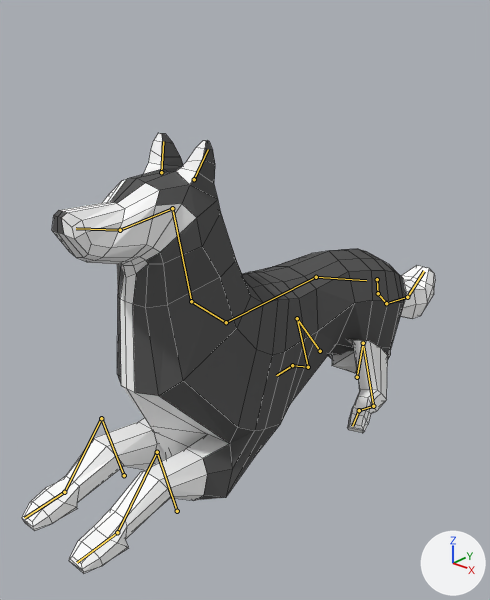
One commit to the Blender file Volt3D/Assets/Husky/husky8.blend: the scene before it, then after it.
Both versions are drawn from a camera (50 mm lens) standing at (7.15, -6.77, 7.12) and looking at (-0.22, 1.48, 2.43). Every picture has the same lights, and +X, +Y and +Z are marked at lower right. Both versions are drawn at frame 4 of the action 'PoseLib'; the numbers are the values there. The bones that bend it are drawn over the model as lines. Mesh edges are drawn as thin lines.

The first picture shows 'Husky'.
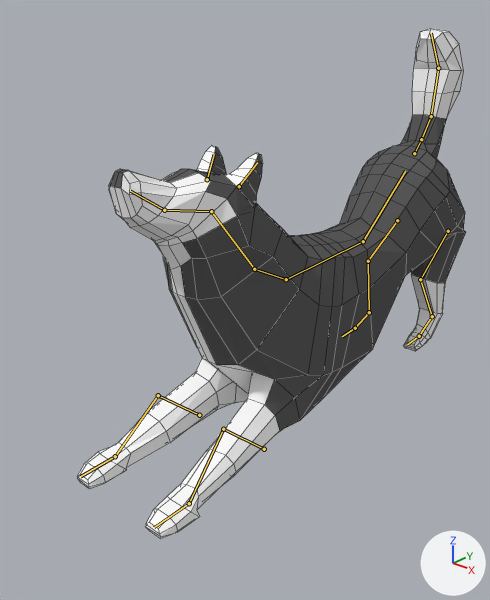
Pixel boxes [x1, y1, x2, y2] of what changed, in the pictures (490 x 600 px):
```json
{"object": "Husky", "change": "posed", "before": [22, 133, 435, 573], "after": [77, 29, 466, 538], "on screen": "16% taller"}
{"bone": "chest", "before": "(226, 322) to (191, 301)", "after": "(286, 279) to (254, 269)"}
{"bone": "neck", "before": "(191, 301) to (172, 208)", "after": "(254, 269) to (211, 211)"}
{"bone": "head", "before": "(172, 208) to (120, 230)", "after": "(211, 211) to (164, 210)"}
{"bone": "waist", "before": "(316, 277) to (366, 280)", "after": "(363, 241) to (405, 171)"}
{"bone": "back_thigh.R", "before": "(357, 377) to (363, 343)", "after": "(448, 231) to (420, 279)"}
{"bone": "back_leg.R", "before": "(363, 343) to (373, 406)", "after": "(420, 279) to (432, 316)"}
{"bone": "back_shin.R", "before": "(373, 406) to (359, 410)", "after": "(432, 316) to (419, 336)"}
{"bone": "tail1", "before": "(377, 279) to (378, 293)", "after": "(414, 153) to (421, 139)"}
{"bone": "tail2", "before": "(378, 293) to (386, 303)", "after": "(421, 139) to (431, 116)"}
{"bone": "tail3", "before": "(386, 303) to (407, 297)", "after": "(431, 116) to (438, 68)"}
```

The change, as JSON lines over the scene's bpy script:
```json
{"block": "bone_chest", "where": "bone_chest = bpy.data.objects['Armature'].pose.bones['chest']"}
{"op": "set", "path": "bone_chest.location", "old": "(0.0, -3.02, 0.92)", "new": "(0.0, -4.08, -0.34)"}
{"op": "set", "path": "bone_chest.rotation_quaternion", "old": "(1.0, 0.0, 0.0, 0.0)", "new": "(0.995, 0.105, 0.0, 0.0)", "note": "degrees (0, 0, 0) -> degrees (12, 0, 0)"}
{"block": "bone_neck", "where": "bone_neck = bpy.data.objects['Armature'].pose.bones['neck']  # child of 'chest'"}
{"op": "set", "path": "bone_neck.rotation_quaternion", "old": "(0.985, 0.174, 0.0, 0.0)", "new": "(0.999, 0.032, 0.0, 0.0)", "note": "degrees (20, 0, 0) -> degrees (4, 0, 0)"}
{"block": "bone_head", "where": "bone_head = bpy.data.objects['Armature'].pose.bones['head']  # child of 'neck'"}
{"op": "set", "path": "bone_head.rotation_quaternion", "old": "(1.0, 0.0, 0.0, 0.0)", "new": "(0.917, 0.399, 0.0, 0.0)", "note": "degrees (0, 0, 0) -> degrees (47, 0, 0)"}
{"block": "bone_waist", "where": "bone_waist = bpy.data.objects['Armature'].pose.bones['waist']  # child of 'back'"}
{"op": "set", "path": "bone_waist.rotation_quaternion", "old": "(0.998, -0.062, 0.0, 0.0)", "new": "(0.907, 0.42, 0.0, 0.0)", "note": "degrees (-7, 0, 0) -> degrees (50, 0, 0)"}
{"block": "bone_back_thigh_r", "where": "bone_back_thigh_r = bpy.data.objects['Armature'].pose.bones['back_thigh.R']  # child of 'waist'"}
{"op": "set", "path": "bone_back_thigh_r.location", "old": "(0.0, 0.15, -0.49)", "new": "(0.0, 0.0, 0.0)"}
{"block": "bone_back_leg_r", "where": "bone_back_leg_r = bpy.data.objects['Armature'].pose.bones['back_leg.R']  # child of 'back_thigh.R'"}
{"op": "set", "path": "bone_back_leg_r.rotation_quaternion", "old": "(0.978, 0.107, 0.171, 0.047)", "new": "(1.0, 0.0, 0.0, 0.0)", "note": "degrees (14, 19, 8) -> degrees (0, 0, 0)"}
{"block": "bone_back_shin_r", "where": "bone_back_shin_r = bpy.data.objects['Armature'].pose.bones['back_shin.R']  # child of 'back_leg.R'"}
{"op": "set", "path": "bone_back_shin_r.rotation_quaternion", "old": "(0.986, -0.155, 0.046, 0.036)", "new": "(1.0, 0.0, 0.0, 0.0)", "note": "degrees (-18, 6, 3) -> degrees (0, 0, 0)"}
{"block": "bone_tail1", "where": "bone_tail1 = bpy.data.objects['Armature'].pose.bones['tail1']  # child of 'waist'"}
{"op": "set", "path": "bone_tail1.rotation_quaternion", "old": "(1.0, 0.0, 0.0, 0.0)", "new": "(0.855, 0.518, 0.0, 0.0)", "note": "degrees (0, 0, 0) -> degrees (62, 0, 0)"}
{"block": "bone_tail2", "where": "bone_tail2 = bpy.data.objects['Armature'].pose.bones['tail2']  # child of 'tail1'"}
{"op": "set", "path": "bone_tail2.rotation_quaternion", "old": "(0.911, -0.413, 0.0, 0.0)", "new": "(0.971, -0.238, 0.0, 0.0)", "note": "degrees (-49, 0, 0) -> degrees (-28, 0, 0)"}
{"block": "bone_tail3", "where": "bone_tail3 = bpy.data.objects['Armature'].pose.bones['tail3']  # child of 'tail2'"}
{"op": "set", "path": "bone_tail3.rotation_quaternion", "old": "(0.956, -0.293, 0.0, 0.0)", "new": "(0.972, -0.237, 0.0, 0.0)", "note": "degrees (-34, 0, 0) -> degrees (-27, 0, 0)"}
{"block": "bone_back_knee_ik_r", "where": "bone_back_knee_ik_r = bpy.data.objects['Armature'].pose.bones['back_knee_IK.R']"}
{"op": "set", "path": "bone_back_knee_ik_r.location", "old": "(1.79, 0.0, -0.1)", "new": "(0.0, 0.0, 0.0)"}
{"block": "bone_front_heel_ik_r", "where": "bone_front_heel_ik_r = bpy.data.objects['Armature'].pose.bones['front_heel_IK.R']"}
{"op": "set", "path": "bone_front_heel_ik_r.location", "old": "(0.0, -0.58, 0.0)", "new": "(0.24, 0.6, -0.08)"}
{"op": "set", "path": "bone_front_heel_ik_r.rotation_quaternion", "old": "(1.0, 0.0, 0.0, 0.0)", "new": "(0.999, -0.034, 0.0, 0.0)", "note": "degrees (0, 0, 0) -> degrees (-4, 0, 0)"}
{"block": "bone_back_heel_ik_r", "where": "bone_back_heel_ik_r = bpy.data.objects['Armature'].pose.bones['back_heel_IK.R']"}
{"op": "set", "path": "bone_back_heel_ik_r.location", "old": "(0.74, -0.56, 0.01)", "new": "(0.0, 3.11, 0.03)"}
{"op": "set", "path": "bone_back_heel_ik_r.rotation_quaternion", "old": "(0.984, 0.0, 0.0, 0.177)", "new": "(1.0, 0.0, 0.0, 0.0)", "note": "degrees (0, 0, 20) -> degrees (0, 0, 0)"}
{"block": "bone_front_heel_ik_l", "where": "bone_front_heel_ik_l = bpy.data.objects['Armature'].pose.bones['front_heel_IK.L']"}
{"op": "set", "path": "bone_front_heel_ik_l.location", "old": "(0.0, -0.57, 0.0)", "new": "(-0.24, 0.6, -0.09)"}
{"op": "set", "path": "bone_front_heel_ik_l.rotation_quaternion", "old": "(1.0, 0.0, 0.0, 0.0)", "new": "(0.999, -0.034, 0.0, 0.0)", "note": "degrees (0, 0, 0) -> degrees (-4, 0, 0)"}
{"block": "bone_back_heel_ik_l", "where": "bone_back_heel_ik_l = bpy.data.objects['Armature'].pose.bones['back_heel_IK.L']"}
{"op": "set", "path": "bone_back_heel_ik_l.location", "old": "(0.0, 0.0, 0.0)", "new": "(0.0, 2.4, 0.06)"}
```
